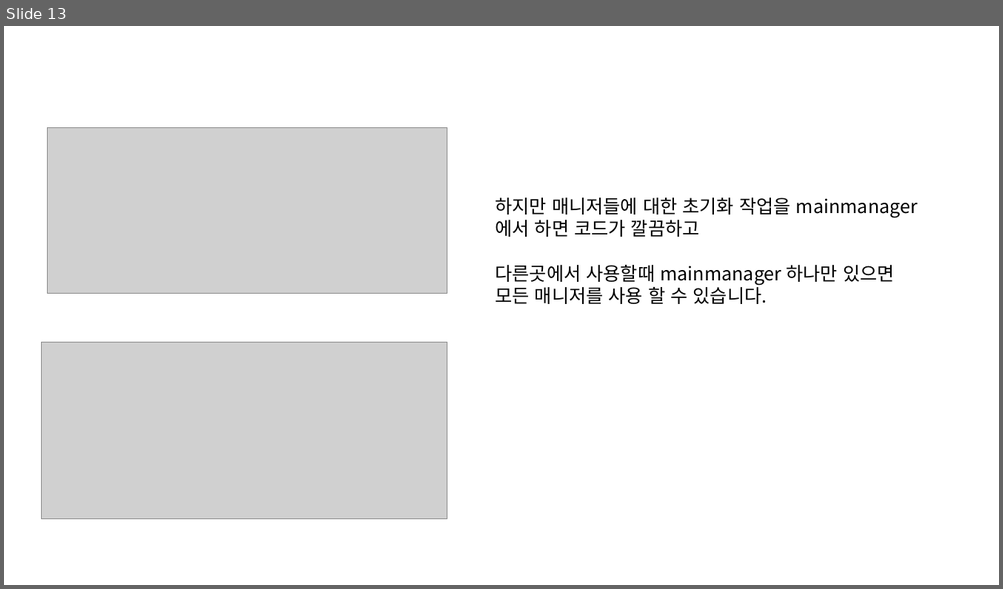
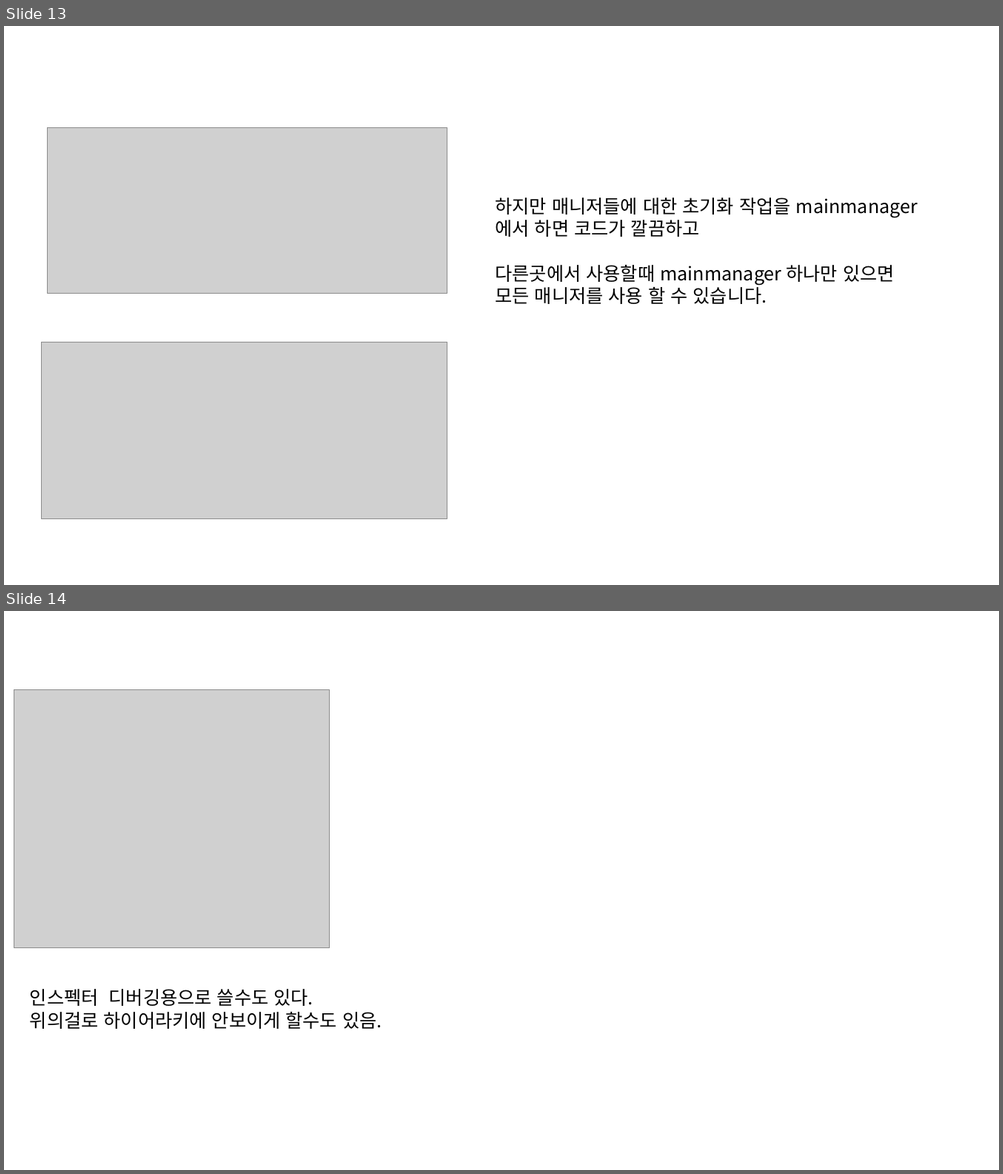
Before and after one commit to roka0105/Team.Yggdrasil_Server, a slide deck: singleton에 대한 토론 자료.pptx. Shown one above the other, each under a label of ours: slide 13 before the commit, slides 13 and 14 after it. The pictures are 1003x589 and 1003x1174 pixels, drawn with LibreOffice and Linux fonts; fonts in the diff are those of the drawing; grey boxes stand for pictures. Boxes give left, top, right and bottom in pixels: in the first picture for what was removed or moved away, otherwise in the second. Text is boxed around its words. In the diff, an @@ line names an element or a change of style, - is before the commit and + after.

Commit message:
client update singletonver3 은 싱글톤 패턴에 부합하지 않음.

```diff
--- a/singleton에 대한 토론 자료.pptx
+++ b/singleton에 대한 토론 자료.pptx
@@ slide 14 added at [4,611,999,1170], background #FFFFFF @@
@@ picture added at [14,690,330,948] @@
@@ text added at [30,989,381,1029], 18 pt, text #000000 @@
+인스펙터 디버깅용으로 쓸수도 있다.
+위의걸로 하이어라키에 안보이게 할수도 있음.
```
